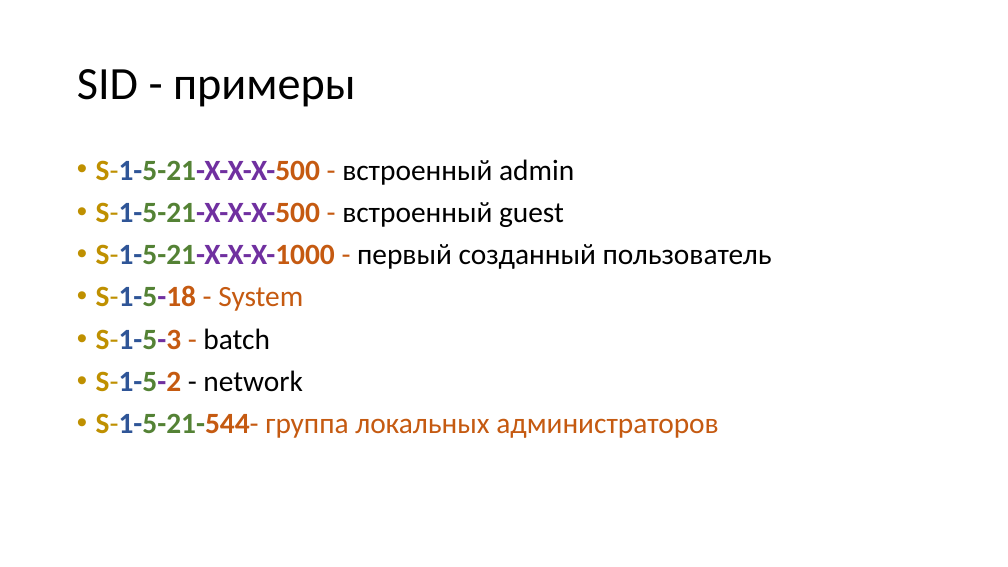
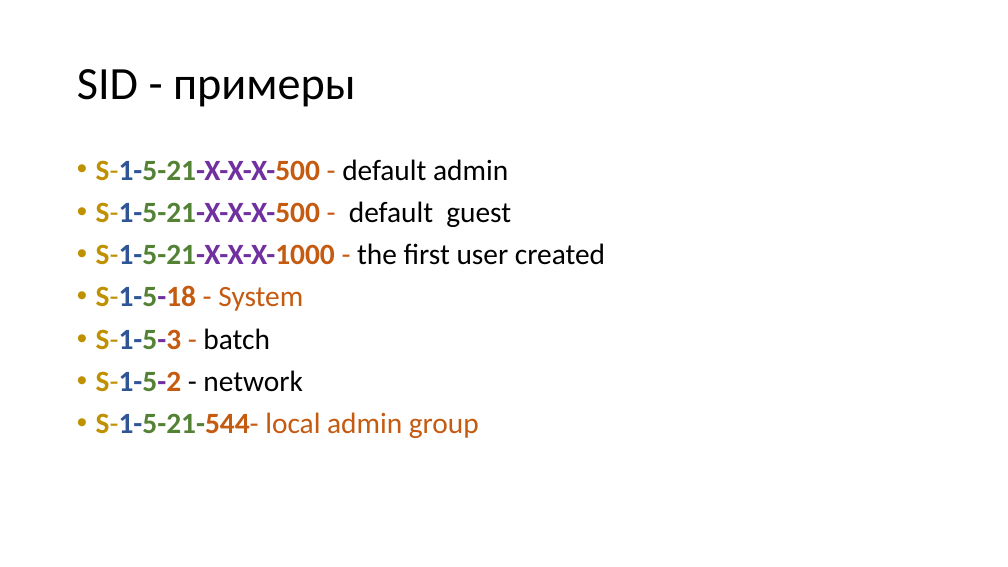
Before and after one commit to ShH01m3s/ShH01m3s.github.io, a slide deck: slide 5 of files/presentations/Presentation.pptx. Drawn at 1008x567 pixels with LibreOffice and Linux fonts; fonts in the diff are those of the drawing. Boxes give left, top, right and bottom in pixels: in the first picture for what was removed or moved away, otherwise in the second. Text is boxed around its words. In the diff, an @@ line names an element or a change of style, - is before the commit and + after.

```diff
--- a/files/presentations/Presentation.pptx
+++ b/files/presentations/Presentation.pptx
@@ text at bbox=[96, 159, 605, 265]: text changed; bold on @@
-• S-1-5-21-X-X-X-500 - встроенный admin
-• S-1-5-21-X-X-X-500 - встроенный guest
-• S-1-5-21-X-X-X-1000 - первый созданный пользователь
+• S-1-5-21-X-X-X-500 - default admin
+• S-1-5-21-X-X-X-500 - default guest
+• S-1-5-21-X-X-X-1000 - the first user created
@@ text at bbox=[96, 412, 479, 438]: text changed @@
-• S-1-5-21-544- группа локальных администраторов
+• S-1-5-21-544- local admin group
```
Also in this commit, not shown: 3 other slides changed, 26 other files.
